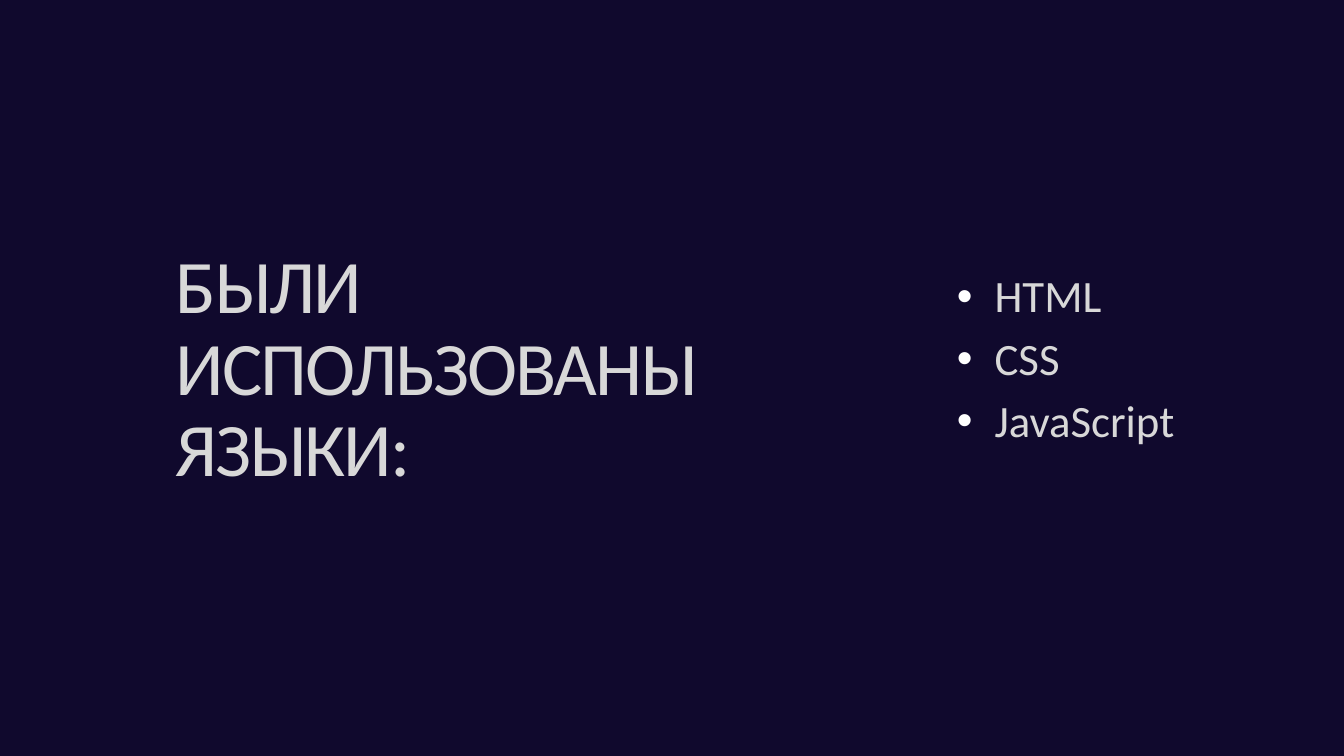
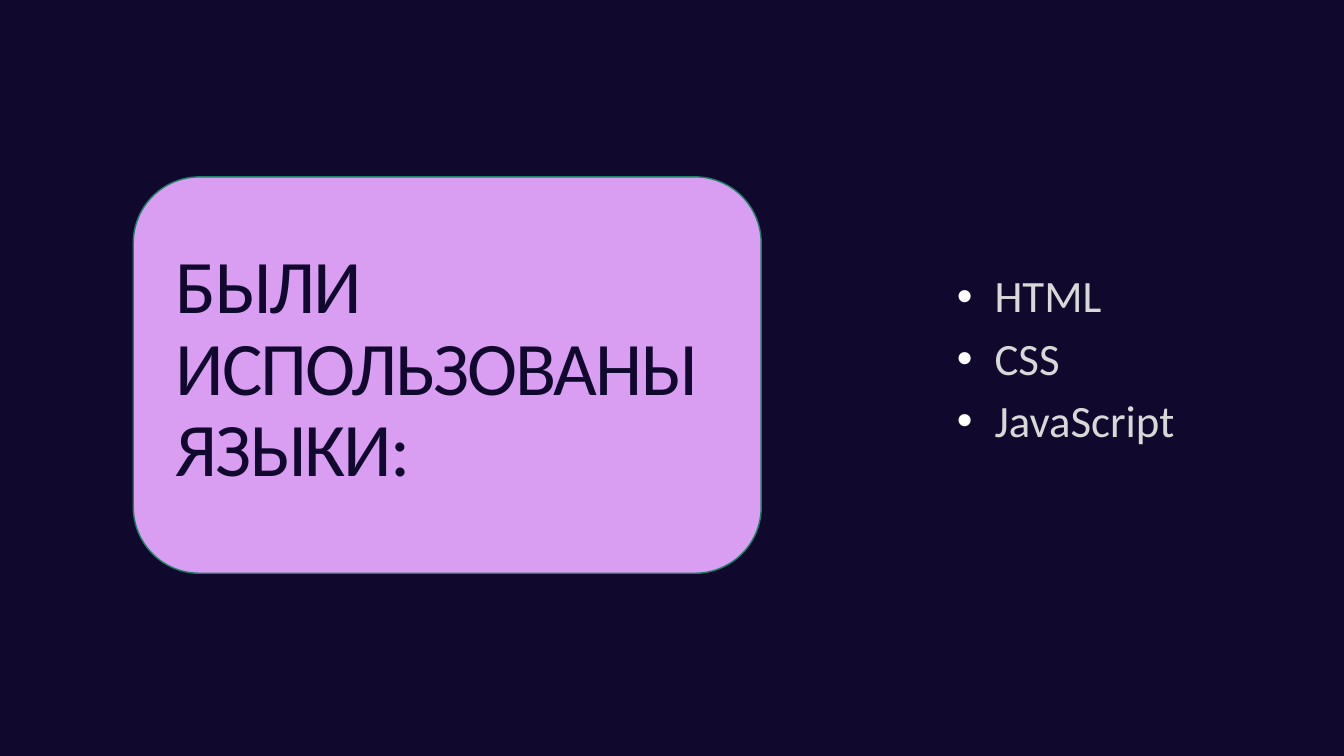
Before and after one commit to Upiter26/NumSysCalc, a slide deck: slide 3 of Presentation — копия.odp. Drawn at 1344x756 pixels with LibreOffice and Linux fonts; fonts in the diff are those of the drawing. Boxes give left, top, right and bottom in pixels: in the first picture for what was removed or moved away, otherwise in the second. Text is boxed around its words. In the diff, an @@ line names an element or a change of style, - is before the commit and + after.

```diff
--- a/Presentation — копия.odp
+++ b/Presentation — копия.odp
@@ freeform shape added at [133, 177, 761, 574], fill #D99DF1, outline #1B8065 0.99 pt @@
@@ title "БЫЛИ ИСПОЛЬЗОВАНЫ ЯЗЫКИ:" at [176, 264, 698, 477]: text colour #D8D8D8 to #10092D @@
```
Also in this commit, not shown: 8 other slides changed, 1 slide added, 2 slides removed.
